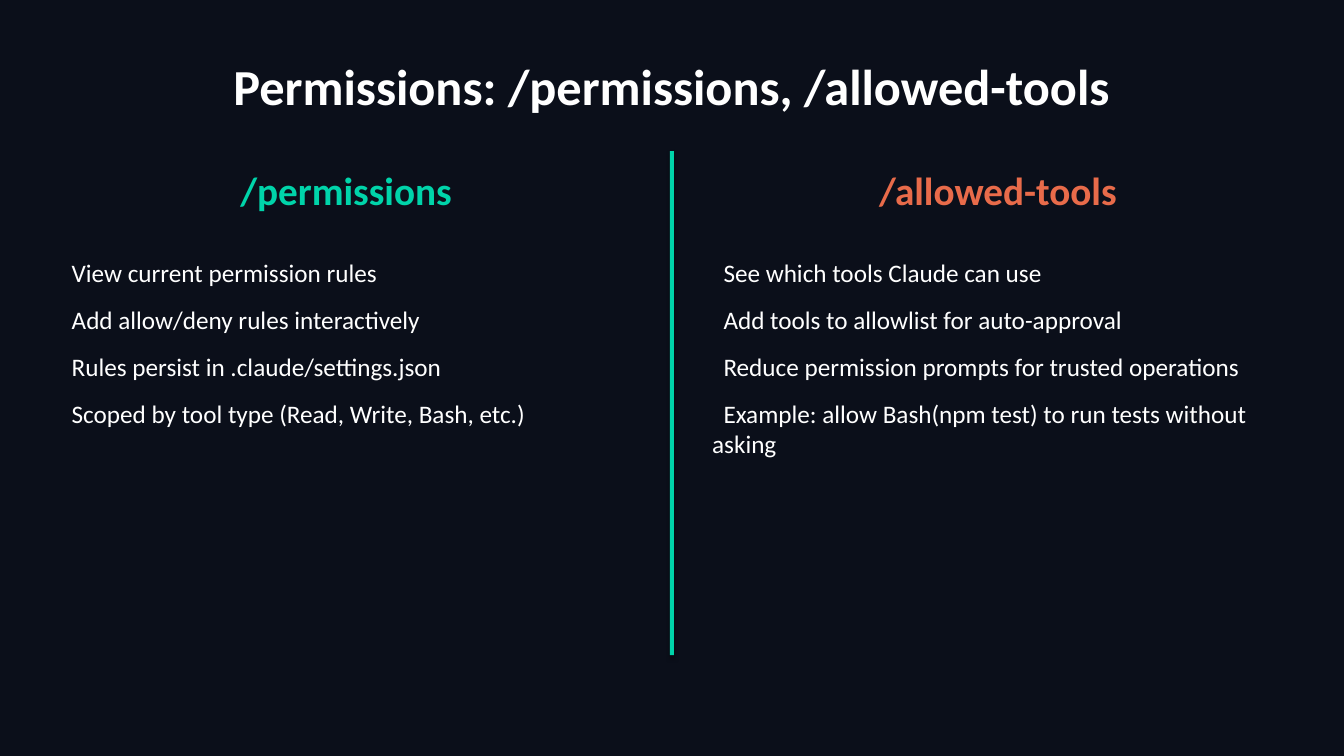
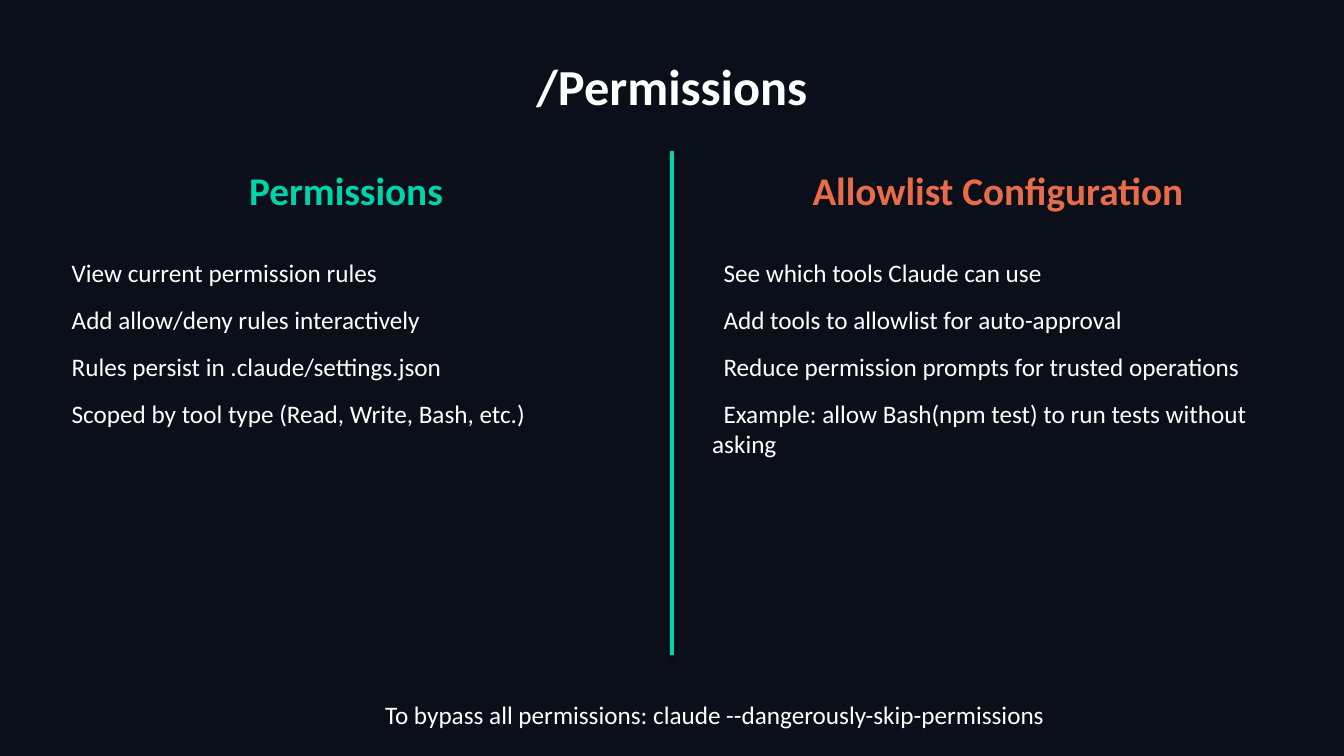
Before and after one commit to scottrhay/AIA-ClaudeCopilot, a slide deck: slide 96 of slides/Day2_Claude_Code_Fundamentals.pptx (slide 63 before the commit). Drawn at 1344x756 pixels with LibreOffice and Linux fonts; fonts in the diff are those of the drawing. Boxes give left, top, right and bottom in pixels: in the first picture for what was removed or moved away, otherwise in the second. Text is boxed around its words. In the diff, an @@ line names an element or a change of style, - is before the commit and + after.

```diff
--- a/slides/Day2_Claude_Code_Fundamentals.pptx
+++ b/slides/Day2_Claude_Code_Fundamentals.pptx
@@ text at [536,69,807,108]: text changed @@
-Permissions: /permissions, /allowed-tools
+/Permissions
@@ text at [249,177,443,206]: text changed @@
-/permissions
+Permissions
@@ text at [813,177,1183,212]: text changed @@
-/allowed-tools
+Allowlist Configuration
@@ text added at [385,706,1043,729], 18 pt, text #FFFFFF @@
+To bypass all permissions: claude --dangerously-skip-permissions
```
Also in this commit, not shown: 39 other slides changed, 2 slides added, 18 slides removed, 16 other files.
